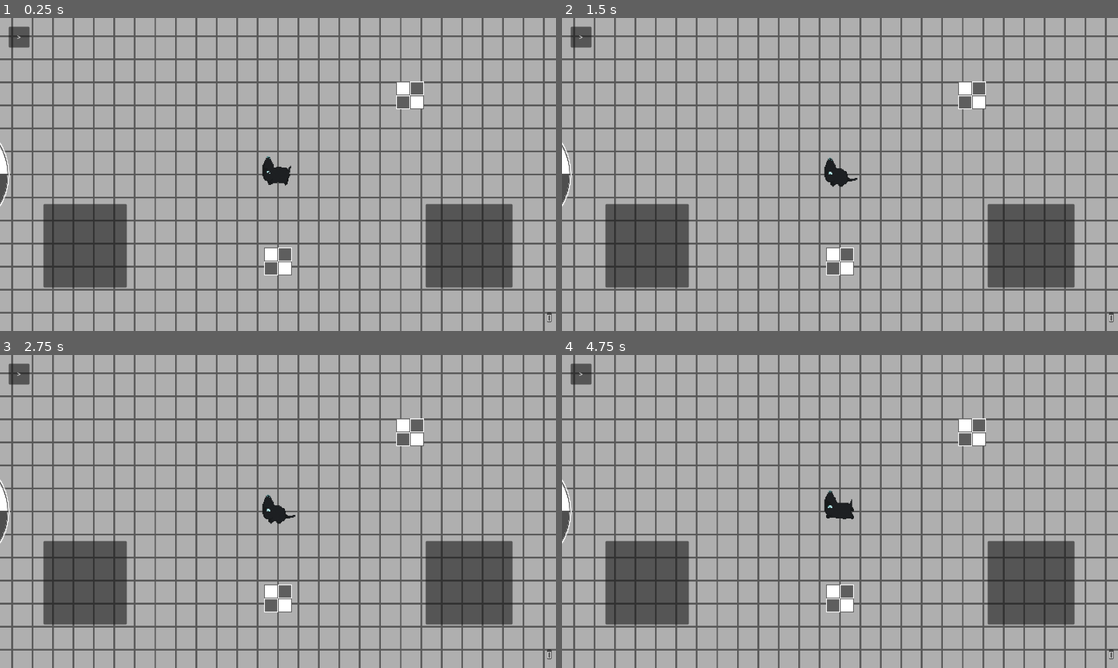
Above: before the commit, frames 1-4 (two rows, left to right).
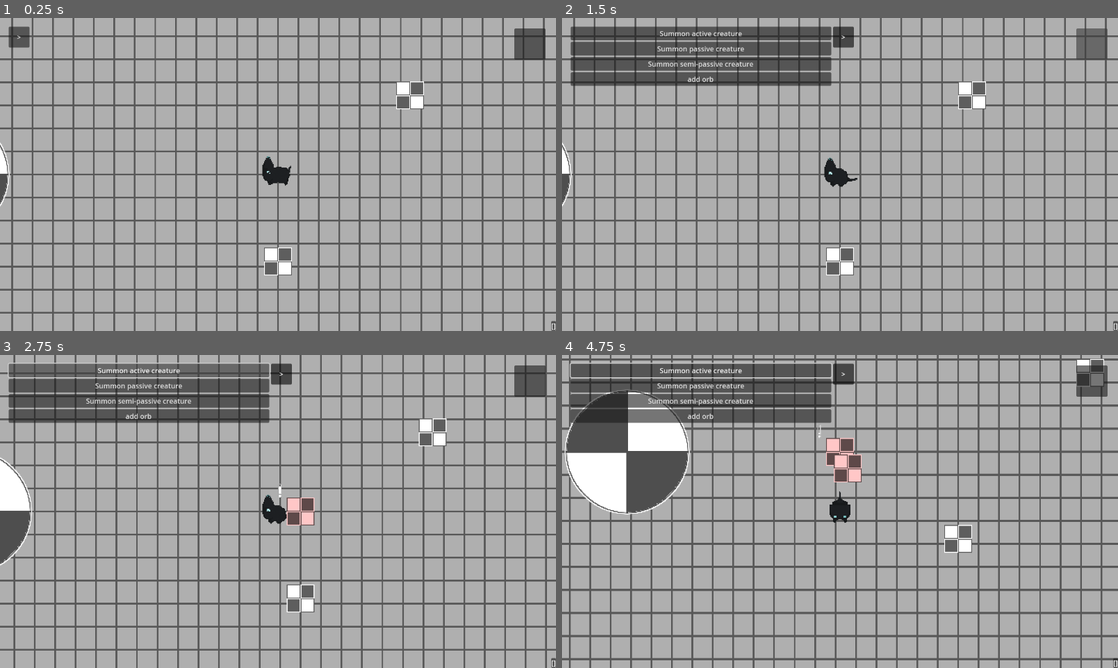
Above: after the commit, the same moments.

Repository: deerformera/neruka
Game: Godot game, scene res://worlds/world.tscn
Same seed, same stepped clock (60 frames per second), same inputs: the game is played once before the commit and once after it.
Inputs (mouse positions are in pixels of both pictures, inside the frame that each line leads up to; where the layout moved, square brackets give the same spot in the first picture):
- Up to frame 1 (0.25 s): no input
- Up to frame 2 (1.5 s): click ">" at 0.5 s; click (1090, 43) [840, 174] at 1.25 s
- Up to frame 3 (2.75 s): click ">" (after the commit: "Summon active creature") at 2 s
- Up to frame 4 (4.75 s): click (645, 583) at 2.77 s; move the mouse to (962, 495) at 3.52 s; hold D (n_right) 3.53-4.28 s; hold Space (n_attack) 3.53-4.28 s; move the mouse to (728, 527) at 4.27 s; hold S (n_down) from 4.28 s (still down); tap Shift (n_leap) at 4.35 s

The runs differ from the first frame. In frame 1, 8.9% of the frame differs, in the area x 7-100%, y 3-100%; in frame 2, 17%; in frame 3, 33%; in frame 4, 48%, in the area x 0-100%, y 0-100%.

Commit message:
move eqs button and completely remove sight type

Diff:
--- a/assets/modules/ability.json
+++ b/assets/modules/ability.json
@@ -1,4 +1,4 @@
 {
-	"1": "",
+	"1": "Increase sight",
 	"2": ""
 }
--- a/assets/modules/sight.json
+++ /dev/null
@@ -1,4 +0,0 @@
-{
-	"1":"",
-	"2":""
-}
--- a/characters/cat/cat.tscn
+++ b/characters/cat/cat.tscn
@@ -1381,7 +1381,7 @@
 texture = ExtResource("1_y0c4x")
 hframes = 10
 vframes = 40
-frame = 73
+frame = 77
 
 [node name="LeapSprite" type="Sprite2D" parent="."]
 visible = false
--- a/characters/shop/shop.gd
+++ b/characters/shop/shop.gd
@@ -11,7 +11,7 @@
 		"price": [1, 2]
 	},
 	{
-		"type": "sight",
+		"type": "ability",
 		"id": 1,
 		"price": [1, 2]
 	},
--- a/worlds/player.gd
+++ b/worlds/player.gd
@@ -1,14 +1,12 @@
 extends Node
 
 var equipment: Dictionary = {
-	"sight": [],
 	"consumable": [],
 	"claw": [],
 	"ability": []
 }
 
 var equipped: Dictionary = {
-	"sight": 0,
 	"consumable": 0,
 	"claw": 0,
 	"ability": 0
--- a/worlds/player.tscn
+++ b/worlds/player.tscn
@@ -58,30 +58,29 @@
 
 [sub_resource type="GDScript" id="GDScript_7yfqb"]
 resource_name = "EquipmentButton"
-script/source = "extends CenterContainer
+script/source = "extends MarginContainer
 
 var selected: String = \"\"
 
 func _ready():
-	var sub: Array = get_tree().get_nodes_in_group(\"sub\")
-
-	$VBoxContainer/HB/Center.button_down.connect(func():
-		sub.map(func(node):
-			var equipped_id = Player.equipped[node.name.to_lower()]
-			if equipped_id:
-				node.get_node(\"Label\").text = str(equipped_id)
-			node.show()))
-	$VBoxContainer/HB/Center.button_up.connect(func():
+	$G.get_children().map(func(child):
+		if child.name != \"Center\":
+			child.mouse_entered.connect(func(): selected = child.name.to_lower())
+			child.mouse_exited.connect(func(): selected = \"\")
+			child.hide())
+
+	$G/Center.button_down.connect(func():
+		$G.get_children().map(func(child):
+			if child.name != \"Center\":
+				child.show()))
+
+	$G/Center.button_up.connect(func():
 		if selected:
 			$\"../Equipment\".activate(selected)
 			selected = \"\"
-		sub.map(func(node): node.hide()))
-
-	sub.map(func(node: Panel):
-		node.hide()
-		node.mouse_entered.connect(func(): selected = node.name.to_lower())
-		node.mouse_exited.connect(func(): selected = \"\")
-		)
+		$G.get_children().map(func(child):
+			if child.name != \"Center\":
+				child.hide()))
 "
 
 [sub_resource type="GDScript" id="GDScript_c2w07"]
@@ -205,10 +204,15 @@
 action = "n_attack"
 
 [node name="Inventory" type="PanelContainer" parent="."]
-offset_left = 1259.0
-offset_top = 677.0
-offset_right = 1260.0
-offset_bottom = 700.0
+anchors_preset = 3
+anchor_left = 1.0
+anchor_top = 1.0
+anchor_right = 1.0
+anchor_bottom = 1.0
+offset_left = -1.0
+offset_top = -23.0
+grow_horizontal = 0
+grow_vertical = 0
 size_flags_horizontal = 8
 size_flags_vertical = 8
 mouse_filter = 2
@@ -230,91 +234,52 @@
 size_flags_vertical = 0
 mouse_filter = 1
 
-[node name="EquipmentButton" type="CenterContainer" parent="."]
+[node name="EquipmentButton" type="MarginContainer" parent="."]
 anchors_preset = 15
 anchor_right = 1.0
 anchor_bottom = 1.0
 grow_horizontal = 2
 grow_vertical = 2
 mouse_filter = 2
+theme_override_constants/margin_left = 24
+theme_override_constants/margin_top = 24
+theme_override_constants/margin_right = 24
+theme_override_constants/margin_bottom = 24
 script = SubResource("GDScript_7yfqb")
 
-[node name="VBoxContainer" type="VBoxContainer" parent="EquipmentButton"]
-layout_mode = 2
-
-[node name="Sight" type="Panel" parent="EquipmentButton/VBoxContainer" groups=["sub"]]
-custom_minimum_size = Vector2(192, 192)
-layout_mode = 2
-size_flags_horizontal = 4
-mouse_filter = 1
-
-[node name="Label" type="Label" parent="EquipmentButton/VBoxContainer/Sight"]
-layout_mode = 1
-anchors_preset = 15
-anchor_right = 1.0
-anchor_bottom = 1.0
-grow_horizontal = 2
-grow_vertical = 2
-horizontal_alignment = 1
-vertical_alignment = 1
-
-[node name="HB" type="HBoxContainer" parent="EquipmentButton/VBoxContainer"]
-layout_mode = 2
-
-[node name="Claw" type="Panel" parent="EquipmentButton/VBoxContainer/HB" groups=["sub"]]
-custom_minimum_size = Vector2(192, 192)
-layout_mode = 2
-mouse_filter = 1
-
-[node name="Label" type="Label" parent="EquipmentButton/VBoxContainer/HB/Claw"]
-layout_mode = 1
-anchors_preset = 15
-anchor_right = 1.0
-anchor_bottom = 1.0
-grow_horizontal = 2
-grow_vertical = 2
-horizontal_alignment = 1
-vertical_alignment = 1
-
-[node name="Center" type="Button" parent="EquipmentButton/VBoxContainer/HB"]
-custom_minimum_size = Vector2(192, 192)
-layout_mode = 2
+[node name="G" type="GridContainer" parent="EquipmentButton"]
+layout_mode = 2
+size_flags_horizontal = 8
+size_flags_vertical = 0
+theme_override_constants/h_separation = 20
+theme_override_constants/v_separation = 20
+columns = 2
+
+[node name="Claw" type="Panel" parent="EquipmentButton/G"]
+custom_minimum_size = Vector2(48, 48)
+layout_mode = 2
+size_flags_horizontal = 8
+size_flags_vertical = 8
+
+[node name="Center" type="Button" parent="EquipmentButton/G"]
+custom_minimum_size = Vector2(72, 72)
+layout_mode = 2
+size_flags_horizontal = 8
+size_flags_vertical = 0
 focus_mode = 0
-mouse_filter = 1
-action_mode = 0
 keep_pressed_outside = true
-flat = true
-
-[node name="Consumable" type="Panel" parent="EquipmentButton/VBoxContainer/HB" groups=["sub"]]
-custom_minimum_size = Vector2(192, 192)
-layout_mode = 2
-mouse_filter = 1
-
-[node name="Label" type="Label" parent="EquipmentButton/VBoxContainer/HB/Consumable"]
-layout_mode = 1
-anchors_preset = 15
-anchor_right = 1.0
-anchor_bottom = 1.0
-grow_horizontal = 2
-grow_vertical = 2
-horizontal_alignment = 1
-vertical_alignment = 1
-
-[node name="Ability" type="Panel" parent="EquipmentButton/VBoxContainer" groups=["sub"]]
-custom_minimum_size = Vector2(192, 192)
-layout_mode = 2
-size_flags_horizontal = 4
-mouse_filter = 1
-
-[node name="Label" type="Label" parent="EquipmentButton/VBoxContainer/Ability"]
-layout_mode = 1
-anchors_preset = 15
-anchor_right = 1.0
-anchor_bottom = 1.0
-grow_horizontal = 2
-grow_vertical = 2
-horizontal_alignment = 1
-vertical_alignment = 1
+
+[node name="Ability" type="Panel" parent="EquipmentButton/G"]
+custom_minimum_size = Vector2(48, 48)
+layout_mode = 2
+size_flags_horizontal = 8
+size_flags_vertical = 0
+
+[node name="Consumable" type="Panel" parent="EquipmentButton/G"]
+custom_minimum_size = Vector2(48, 48)
+layout_mode = 2
+size_flags_horizontal = 0
+size_flags_vertical = 0
 
 [node name="Equipment" type="MarginContainer" parent="."]
 visible = false
--- a/worlds/utils.gd
+++ b/worlds/utils.gd
@@ -1,6 +1,6 @@
 extends CanvasLayer
 
-var android_mode = 1
+var android_mode = 0
 
 var dummies := {
 	"dummy_active": preload("res://characters/dummy/dummy_active.tscn"),
Renamed: assets/modules/sight1.gd -> assets/modules/ability1.gd
Renamed: assets/modules/sight2.gd -> assets/modules/ability2.gd
